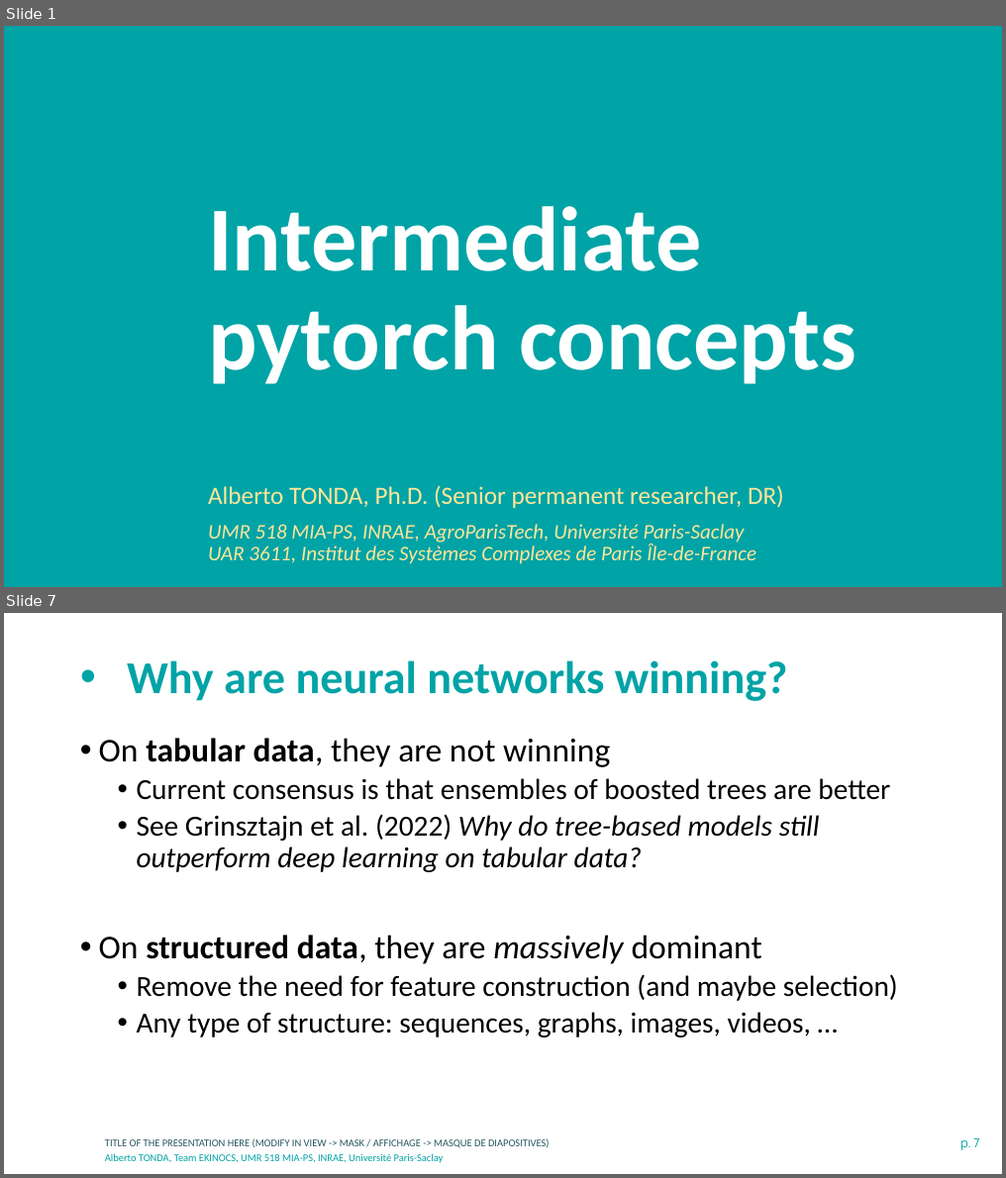
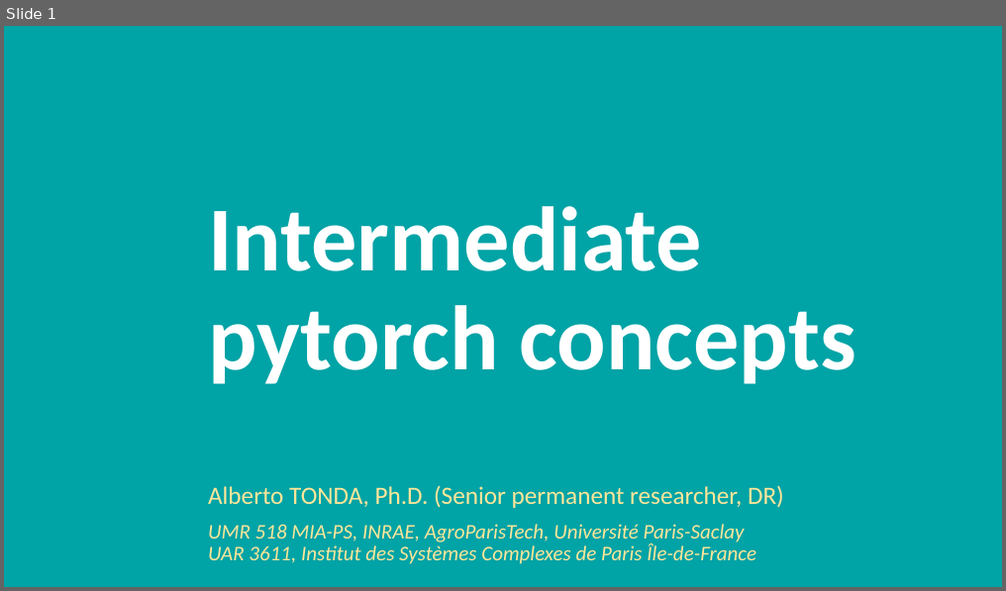
Before and after one commit to albertotonda/teaching, a slide deck: deep-learning-in-practice-with-pytorch/1-intermediate-pytorch.pptx. Shown one above the other, each under a label of ours: slides 1 and 7 before the commit, slide 1 after it; the slides between them are not shown. The pictures are 1006x1178 and 1006x591 pixels, drawn with LibreOffice and Linux fonts; fonts in the diff are those of the drawing; background and template pictures are left out. Boxes give left, top, right and bottom in pixels: in the first picture for what was removed or moved away, otherwise in the second. Text is boxed around its words. In the diff, an @@ line names an element or a change of style, - is before the commit and + after.

```diff
--- a/deep-learning-in-practice-with-pytorch/1-intermediate-pytorch.pptx
+++ b/deep-learning-in-practice-with-pytorch/1-intermediate-pytorch.pptx
@@ slide 7 removed at <box>4,613,1002,1174</box>, background #FFFFFF @@
@@ title removed at <box>127,661,788,701</box> @@
-• Why are neural networks winning?
@@ text removed at <box>99,738,898,1038</box> @@
-• On tabular data, they are not winning
-  • Current consensus is that ensembles of boosted trees are better
-  • See Grinsztajn et al. (2022) Why do tree-based models still outperform deep learning on tabular data?
-• On structured data, they are massively dominant
-  • Remove the need for feature construction (and maybe selection)
-  • Any type of structure: sequences, graphs, images, videos, …
@@ text removed at <box>105,1139,549,1149</box> @@
-TITLE OF THE PRESENTATION HERE (MODIFY IN VIEW -> MASK / AFFICHAGE -> MASQUE DE DIAPOSITIVES)
@@ page number removed at <box>960,1139,979,1151</box> @@
-p. 7
@@ text removed at <box>105,1154,444,1163</box> @@
-Alberto TONDA, Team EKINOCS, UMR 518 MIA-PS, INRAE, Université Paris-Saclay
```
Also in this commit, not shown: 4 slides changed, 18 slides added, 16 other slides removed, 7 other files.
